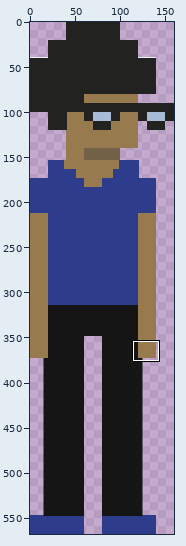
Animated GIF sprite: Matheus-8-bits.gif. Above: a wide view before the commit, with the close-up outlined.
Close-up. Earlier state:
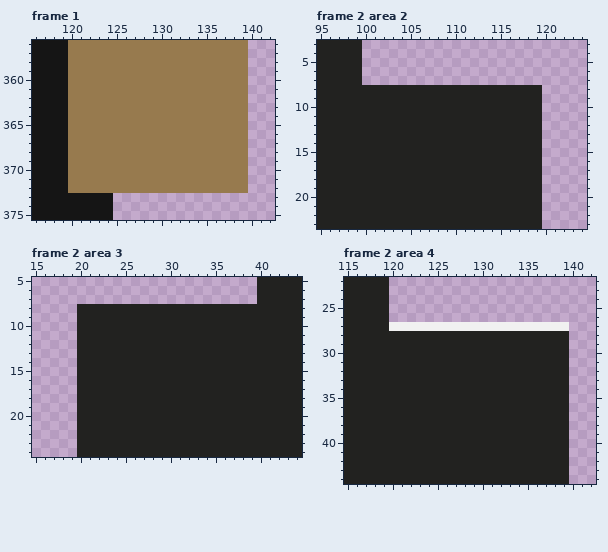
The file is 160x568 pixels, 6 frames. Shown: frame 1: x 116..142, y 356..375; frame 2 area 2: x 95..124, y 3..23; frame 2 area 3: x 15..44, y 5..24; frame 2 area 4: x 115..142, y 22..44. The commit also changed other frames or places, which this record leaves out.
And afterwards:
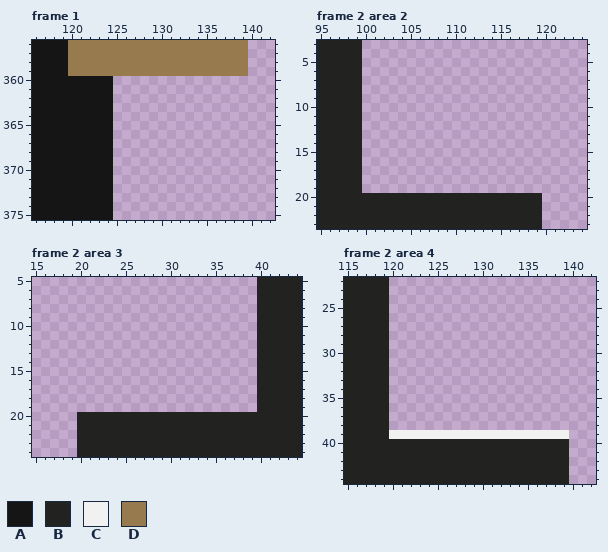
Palette (. is transparent): A #151515  B #222220  C #f1f1f1  D #977a4e
Edits made:
Changed rows in their new state; - is an unchanged pixel.
Frame 1:
first column x 120:
360 AAAAA...............
361 AAAAA...............
362 AAAAA...............
363 AAAAA...............
364 AAAAA...............
365 AAAAA...............
366 AAAAA...............
367 AAAAA...............
368 AAAAA...............
369 AAAAA...............
370 AAAAA...............
371 AAAAA...............
372 AAAAA...............
Frame 2 area 2:
first column x 100:
 8 ....................
 9 ....................
10 ....................
11 ....................
12 ....................
13 ....................
14 ....................
15 ....................
16 ....................
17 ....................
18 ....................
19 ....................
Frame 2 area 3:
first column x 20:
 8 ....................
 9 ....................
10 ....................
11 ....................
12 ....................
13 ....................
14 ....................
15 ....................
16 ....................
17 ....................
18 ....................
19 ....................
Frame 2 area 4:
first column x 120:
27 ....................
28 ....................
29 ....................
30 ....................
31 ....................
32 ....................
33 ....................
34 ....................
35 ....................
36 ....................
37 ....................
38 ....................
39 CCCCCCCCCCCCCCCCCCCC
